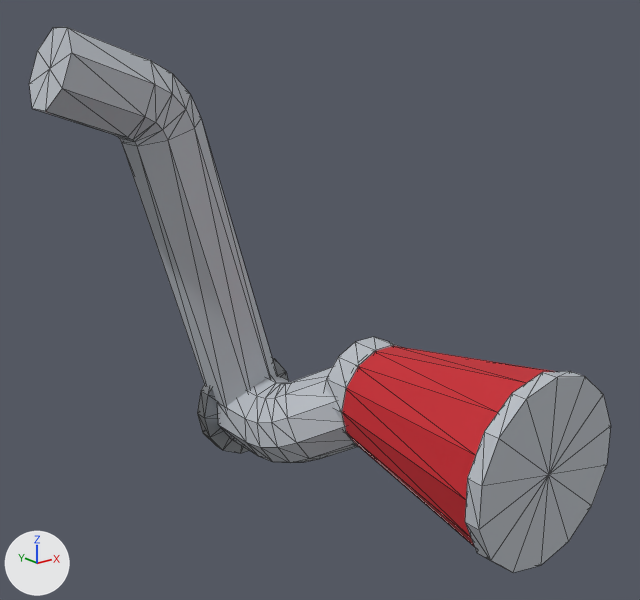
The glTF model assets/parts/intake/intake_filter_street/strada_evo.glb, before and after one commit.
The view is the same before and after, from a 50 mm lens placed at (-0.254, -0.62, 0.031), pointed at (0.136, -0.134, -0.164). Lighting does not change. The marker at lower left points along +X, +Y and +Z. The first picture is the older version. Mesh edges are drawn as thin lines. Where no turn or scale is listed for an object, it has been applied to the vertices. Vertices at exactly the same position are counted once.

The first picture shows 'model'.
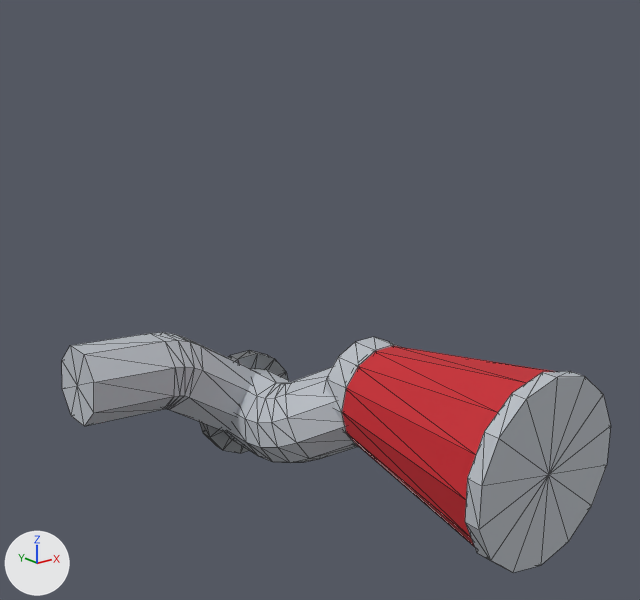
The newer file is also turned or shifted as a whole; pictures and numbers use the older file's frame.

What changed in the scene script:
```text
Change me_model:
    used by ob_model
    remove me_model.from_pydata(...)  # 282 vertices, 552 faces; spans x -0.145..0.145, y -0.161..0.161, z -0.187..0.187
    add me_model.from_pydata(...)  # 282 vertices, 552 faces; spans x -0.137..0.145, y -0.161..0.161, z -0.187..-0.034
    me_model part 1: 49 of 282 vertices moved; they spanned x -0.145..0.054, y 0.102..0.161, z -0.149..0.187 and now span x -0.137..0.042, y 0.102..0.161, z -0.165..-0.051; mean shift (0.003, 0.0, -0.183); largest move (-0.145, 0.119, 0.132) -> (-0.137, 0.119, -0.11)
    me_model part 2: all 2 faces centred in x -0.008, y 0.102..0.116, z -0.144..-0.137 are now shaded smooth
```

Where the change shows, as pixel boxes [x1, y1, x2, y2] in the pictures (640 x 600 px; the box of a moved part takes in the faces that stretch with it):
'model', reshaped (56% shorter)
    before: [29, 27, 611, 573]
    after: [62, 332, 611, 573]
part 1 of me_model, moved or reshaped
    before: [29, 27, 277, 409]
    after: [62, 332, 256, 433]
part 2 of me_model, shading changed
    before: [218, 406, 244, 441]
    after: [227, 414, 244, 441]
